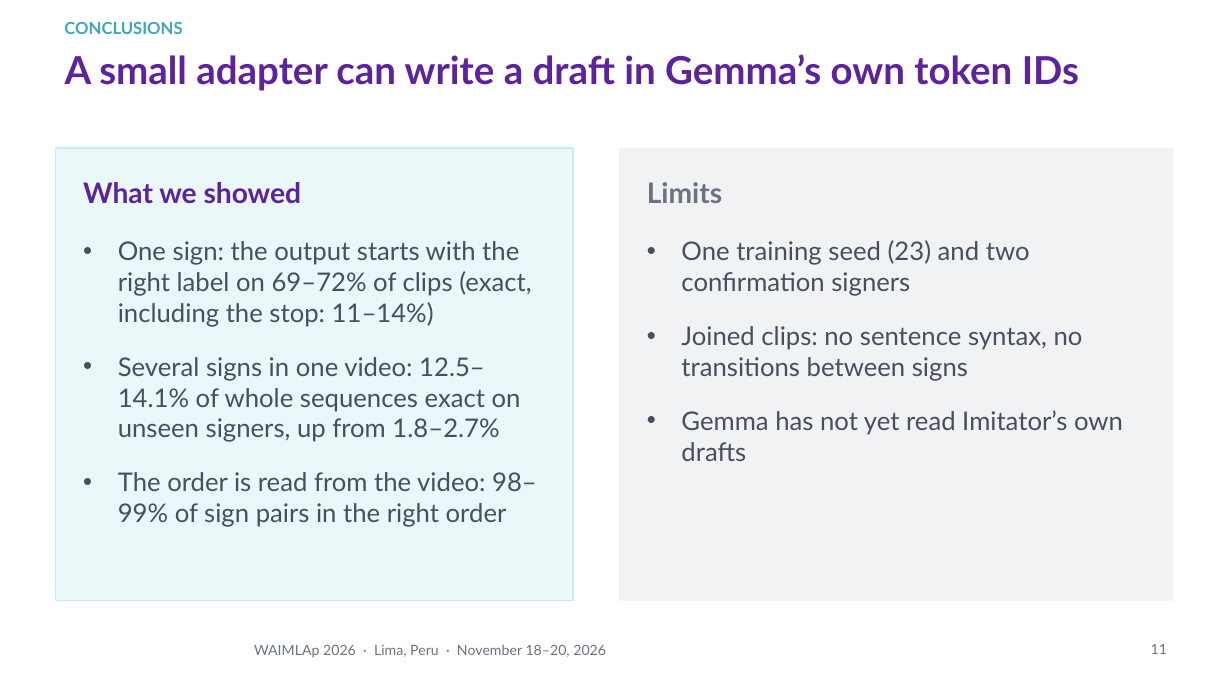
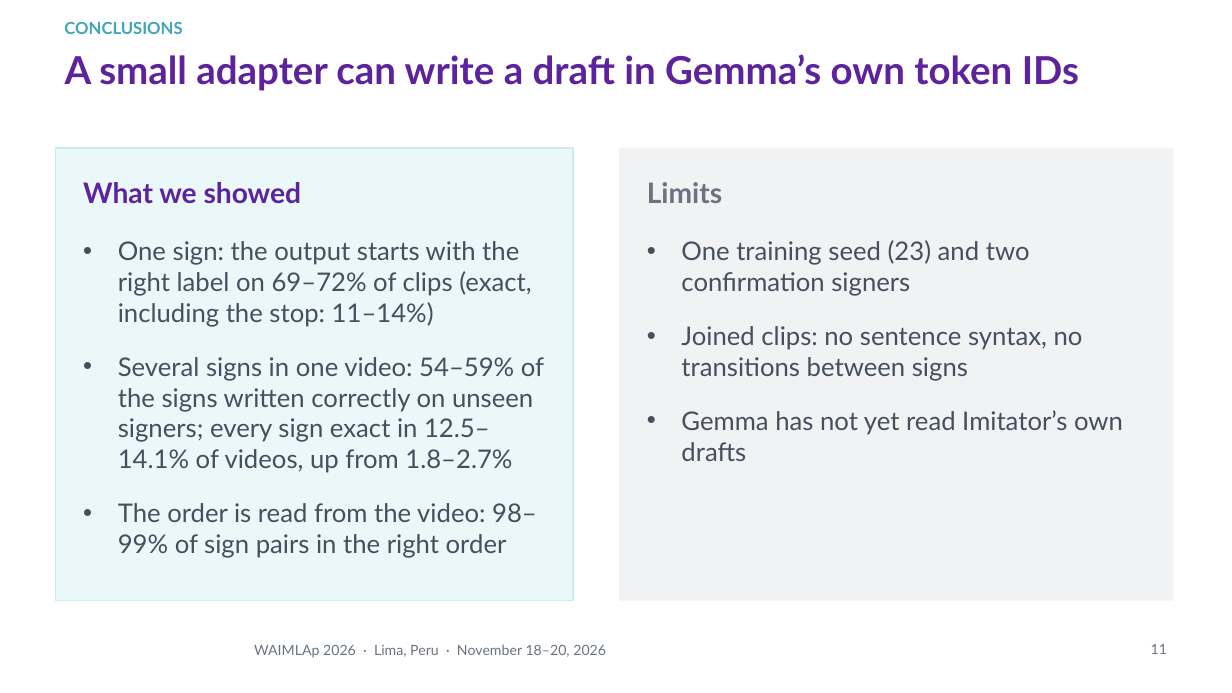
Before and after one commit to Percep3/Imitator, a slide deck: slide 11 of presentation/waimlap2026/imitator_waimlap2026.pptx. Drawn at 1232x693 pixels with LibreOffice and Linux fonts; fonts in the diff are those of the drawing; background and template pictures are left out. Boxes give left, top, right and bottom in pixels: in the first picture for what was removed or moved away, otherwise in the second. Text is boxed around its words. In the diff, an @@ line names an element or a change of style, - is before the commit and + after.

```diff
--- a/presentation/waimlap2026/imitator_waimlap2026.pptx
+++ b/presentation/waimlap2026/imitator_waimlap2026.pptx
@@ text at (118, 357, 544, 473): text changed @@
-• Several signs in one video: 12.5–14.1% of whole sequences exact on unseen signers, up from 1.8–2.7%
+• Several signs in one video: 54–59% of the signs written correctly on unseen signers; every sign exact in 12.5–14.1% of videos, up from 1.8–2.7%
```
Also in this commit, not shown: 3 other slides changed, 5 other files.
